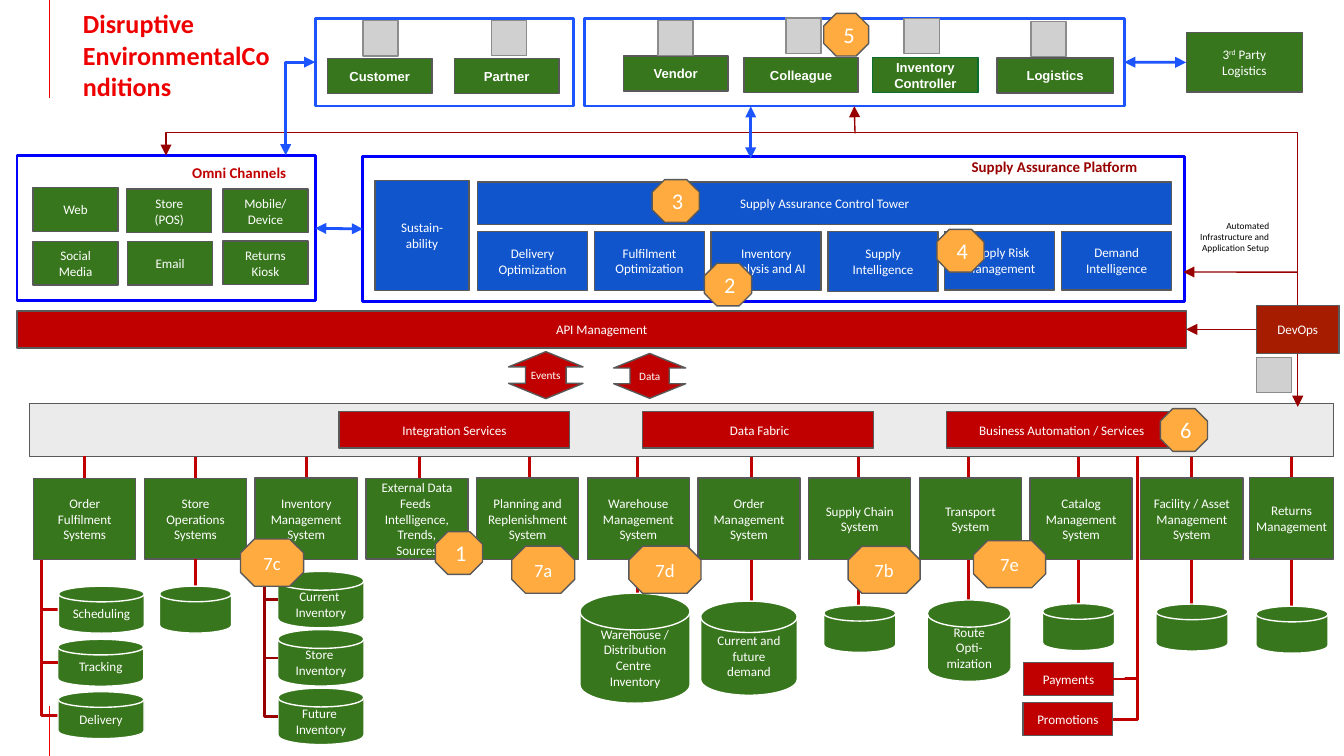
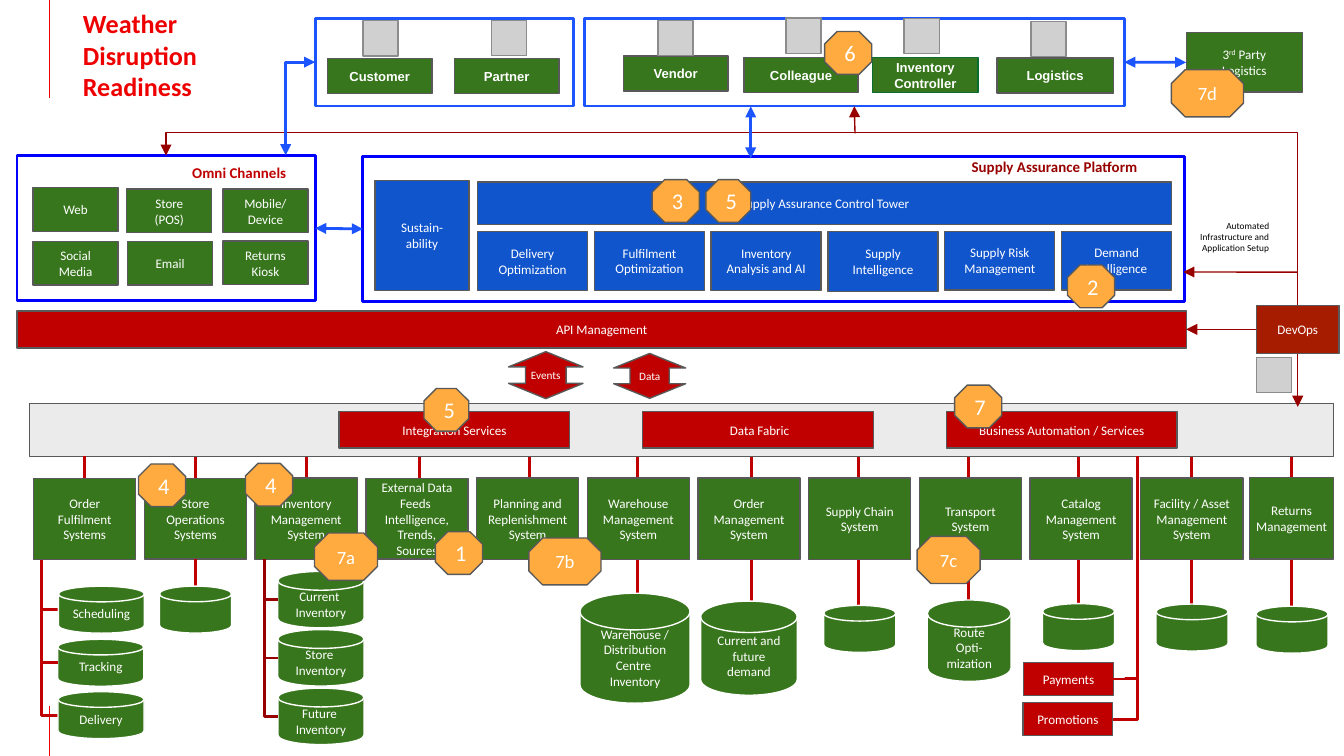
Before and after one commit to brucedkyle/architectures, a slide deck: slide 12 of docs/supplychain/downloads/SupplyChainOptimization.ReferenceArchitecture.pptx (slide 11 before the commit). Drawn at 1344x756 pixels with LibreOffice and Linux fonts; fonts in the diff are those of the drawing; grey boxes stand for pictures; background and template pictures are left out. Boxes give left, top, right and bottom in pixels: in the first picture for what was removed or moved away, otherwise in the second. Text is boxed around its words. In the diff, an @@ line names an element or a change of style, - is before the commit and + after.

```diff
--- a/docs/supplychain/downloads/SupplyChainOptimization.ReferenceArchitecture.pptx
+++ b/docs/supplychain/downloads/SupplyChainOptimization.ReferenceArchitecture.pptx
@@ subtitle at [83, 14, 197, 97]: text changed @@
-Disruptive EnvironmentalConditions
+Weather Disruption
+Readiness
@@ octagon "6": place and size @@
-octagon "6" at [1160, 409, 1207, 452]
+octagon "6" at [825, 31, 872, 74]
@@ octagon "7d": place and size @@
-octagon "7d" at [629, 546, 702, 593]
+octagon "7d" at [1172, 70, 1245, 117]
@@ octagon added at [706, 180, 750, 223], fill #FFAB40, outline #595959 0.75 pt, 12 pt, text #FFFFFF @@
+5
@@ octagon "2": place and size @@
-octagon "2" at [704, 263, 751, 306]
+octagon "2" at [1067, 265, 1114, 308]
@@ octagon "5": place and size @@
-octagon "5" at [824, 13, 868, 56]
+octagon "5" at [423, 388, 468, 431]
@@ octagon added at [954, 386, 1001, 429], fill #FFAB40, outline #595959 0.75 pt, 12 pt, text #FFFFFF @@
+7
@@ octagon "4": place and size @@
-octagon "4" at [937, 230, 984, 273]
+octagon "4" at [138, 464, 185, 507]
@@ octagon added at [246, 464, 293, 507], fill #FFAB40, outline #595959 0.75 pt, 12 pt, text #FFFFFF @@
+4
@@ octagon "7a": place and size @@
-octagon "7a" at [512, 546, 575, 593]
+octagon "7a" at [314, 534, 378, 581]
@@ octagon "7b": place and size @@
-octagon "7b" at [848, 547, 921, 594]
+octagon "7b" at [530, 538, 602, 585]
@@ octagon "7c": place and size @@
-octagon "7c" at [241, 539, 304, 586]
+octagon "7c" at [917, 536, 980, 583]
@@ octagon removed at [973, 540, 1046, 587] @@
-7e
```
Also in this commit, not shown: 1 slide added, 3 other files.
